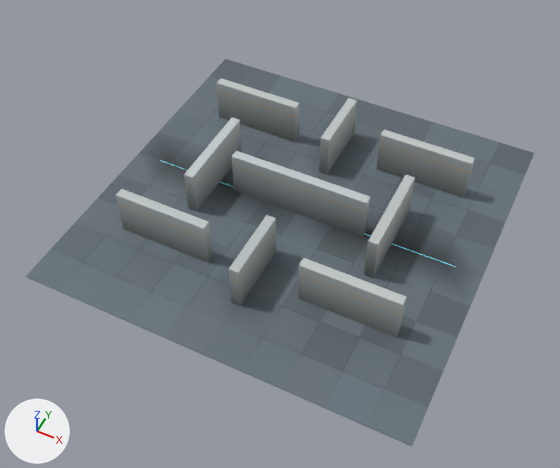
Two versions of the glTF model assets/maps/maze/glb/01_world.glb, one commit apart.
Both versions are drawn from a 50 mm camera at (47.1, -102.9, 118.9) aimed at (0.9, -10.6, 3.5). Arrows for +X, +Y and +Z are at lower left; the lights stay in place. The older version comes first. Vertices at exactly the same position are counted once.

Script lines for the objects in view, before the commit:
```python
ob_world_00_body_nocol = bpy.data.objects.new('world_00_body_nocol', me_world_00_body_nocol_mesh)
ob_world_00_body_nocol.location = (0.0, 0.0, 0.0)
ob_world_01_body_nocol = bpy.data.objects.new('world_01_body_nocol', me_world_01_body_nocol_mesh)
ob_world_01_body_nocol.location = (0.0, 0.0, 0.0)
ob_world_01_floor_noshadow_nocol = bpy.data.objects.new('world_01_floor_noshadow_nocol', me_world_01_floor_nocol_mesh)
ob_world_01_floor_noshadow_nocol.location = (0.0, 0.0, 0.0)
ob_world_10_body_nocol = bpy.data.objects.new('world_10_body_nocol', me_world_10_body_nocol_mesh)
ob_world_10_body_nocol.location = (0.0, 0.0, 0.0)
ob_world_11_body_nocol = bpy.data.objects.new('world_11_body_nocol', me_world_11_body_nocol_mesh)
ob_world_11_body_nocol.location = (0.0, 0.0, 0.0)
# also in view: 'world_00_floor_noshadow_nocol' at (-20.0, 20.0, 0.0); 'world_11_floor_noshadow_nocol' at (20.0, -20.0, 0.0); 'world_10_floor_noshadow_nocol' at (20.0, 20.0, 0.0)
```
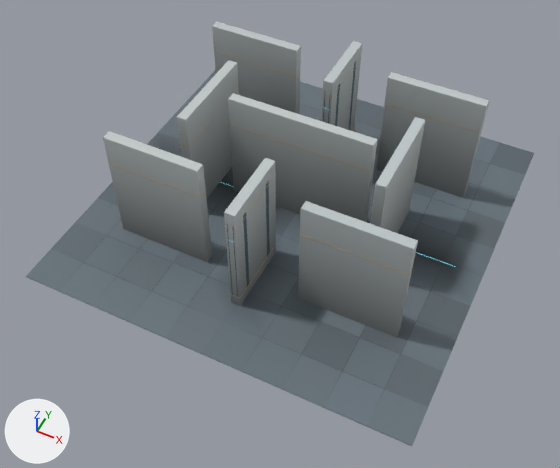
Location of each change, [x1, y1, x2, y2] in pixels of the pictures (560 x 468 px):
'world_11_body_nocol', rescaled (8% wider, 31% taller)
    before: [229, 151, 415, 337]
    after: [224, 93, 425, 337]
'world_01_body_nocol', rescaled (8% wider, 39% taller)
    before: [116, 117, 242, 262]
    after: [103, 60, 239, 262]
'world_10_body_nocol', rescaled (7% wider, 56% taller)
    before: [319, 98, 475, 198]
    after: [322, 41, 489, 198]
'world_00_body_nocol', rescaled
    before: [216, 78, 300, 142]
    after: [212, 22, 301, 114]
'world_11_panel_noshadow_nocol', added
    after: [227, 181, 270, 297]
'world_10_panel_noshadow_nocol', added
    after: [323, 61, 356, 130]
'world_00_floor_noshadow_nocol', unchanged, covered by the edit
    before: [139, 59, 370, 187]
    after: [147, 70, 370, 187]

What changed in the scene script:
```text
Add mat_panel:
    mat_panel = bpy.data.materials.new('Panel')
    # nodes: BsdfPrincipled, Mix, OutputMaterial, VertexColor
    # colours: cyan #5d7c86, mixed with the vertex colours
Change me_world_00_body_nocol_mesh:
    used by ob_world_00_body_nocol; location = (0.0, 0.0, 0.0)
    remove me_world_00_body_nocol_mesh.from_pydata(...)  # 8 vertices, 12 faces; spans x -30.0..-10.0, y 19.0..21.0, z 0.0..10.0
    add me_world_00_body_nocol_mesh.from_pydata(...)  # 8 vertices, 12 faces; spans x -30.0..-10.0, y 19.0..21.0, z 0.0..24.9
    me_world_00_body_nocol_mesh part 1: the whole mesh is scaled about the mesh origin by (1, 1, 2.49)
Change me_world_01_body_nocol_mesh:
    used by ob_world_01_body_nocol; location = (0.0, 0.0, 0.0)
    remove me_world_01_body_nocol_mesh.from_pydata(...)  # 16 vertices, 24 faces; spans x -30.0..-10.0, y -21.0..10.0, z 0.0..10.0
    add me_world_01_body_nocol_mesh.from_pydata(...)  # 16 vertices, 24 faces; spans x -30.0..-10.0, y -21.0..10.0, z 0.0..24.9
    me_world_01_body_nocol_mesh part 2: the whole mesh is scaled about the mesh origin by (1, 1, 2.49)
Change me_world_10_body_nocol_mesh:
    used by ob_world_10_body_nocol; location = (0.0, 0.0, 0.0)
    remove me_world_10_body_nocol_mesh.from_pydata(...)  # 16 vertices, 24 faces; spans x -1.0..30.0, y 12.5..27.5, z 0.0..10.0
    add me_world_10_body_nocol_mesh.from_pydata(...)  # 16 vertices, 24 faces; spans x -1.0..30.0, y 12.5..27.5, z 0.0..24.9
    me_world_10_body_nocol_mesh part 3: the whole mesh is scaled about the mesh origin by (1, 1, 2.49)
Change me_world_11_body_nocol_mesh:
    used by ob_world_11_body_nocol; location = (0.0, 0.0, 0.0)
    remove me_world_11_body_nocol_mesh.from_pydata(...)  # 32 vertices, 48 faces; spans x -15.0..30.0, y -27.5..10.0, z 0.0..10.0
    add me_world_11_body_nocol_mesh.from_pydata(...)  # 32 vertices, 48 faces; spans x -15.0..30.0, y -27.5..10.0, z 0.0..24.9
    me_world_11_body_nocol_mesh part 4: the whole mesh is scaled about the mesh origin by (1, 1, 2.49)
Add me_world_11_panel_nocol_mesh:
    me_world_11_panel_nocol_mesh.from_pydata(...)  # 64 vertices, 96 faces; spans x -1.0..1.0, y -27.5..-12.5, z 2.5..22.4
    me_world_11_panel_nocol_mesh.materials.append(mat_panel)
Add me_world_10_panel_nocol_mesh:
    me_world_10_panel_nocol_mesh.from_pydata(...)  # 64 vertices, 96 faces; spans x -1.0..1.0, y 12.5..27.5, z 2.5..22.4
    me_world_10_panel_nocol_mesh.materials.append(mat_panel)
Add ob_world_11_panel_noshadow_nocol:
    ob_world_11_panel_noshadow_nocol = bpy.data.objects.new('world_11_panel_noshadow_nocol', me_world_11_panel_nocol_mesh)
    ob_world_11_panel_noshadow_nocol.location = (0.0, 0.0, 0.0)
Add ob_world_10_panel_noshadow_nocol:
    ob_world_10_panel_noshadow_nocol = bpy.data.objects.new('world_10_panel_noshadow_nocol', me_world_10_panel_nocol_mesh)
    ob_world_10_panel_noshadow_nocol.location = (0.0, 0.0, 0.0)
```
